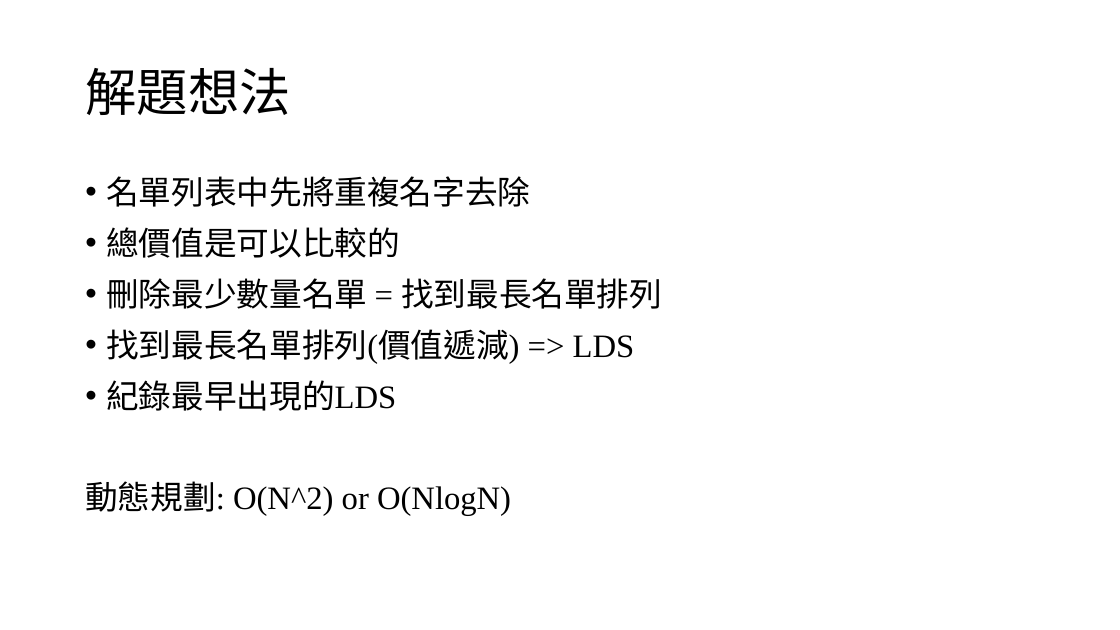
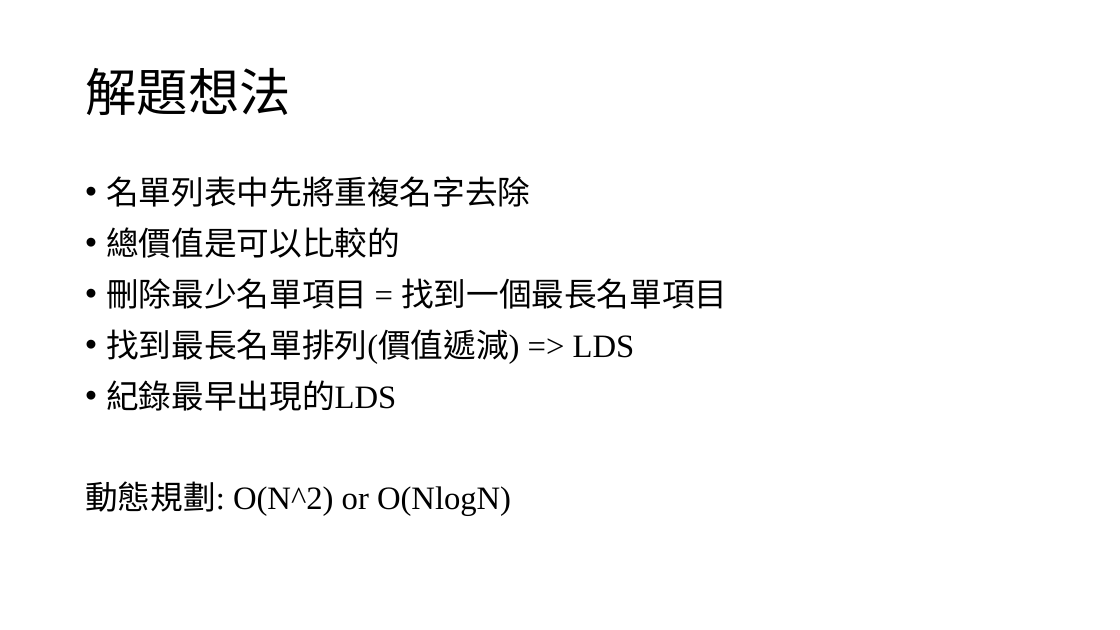
Before and after one commit to louisfghbvc/GenericProgrammingSTL, a slide deck: slide 7 of HW4 應用程式設計/說明.pptx. Drawn at 1120x630 pixels with LibreOffice and Linux fonts; fonts in the diff are those of the drawing. Boxes give left, top, right and bottom in pixels: in the first picture for what was removed or moved away, otherwise in the second. Text is boxed around its words. In the diff, an @@ line names an element or a change of style, - is before the commit and + after.

```diff
--- a/HW4 應用程式設計/說明.pptx
+++ b/HW4 應用程式設計/說明.pptx
@@ text at (x1=106, y1=278, x2=727, y2=309): text changed @@
-• 刪除最少數量名單 = 找到最長名單排列
+• 刪除最少名單項目 = 找到一個最長名單項目
```
Also in this commit, not shown: 1 other slide changed.
